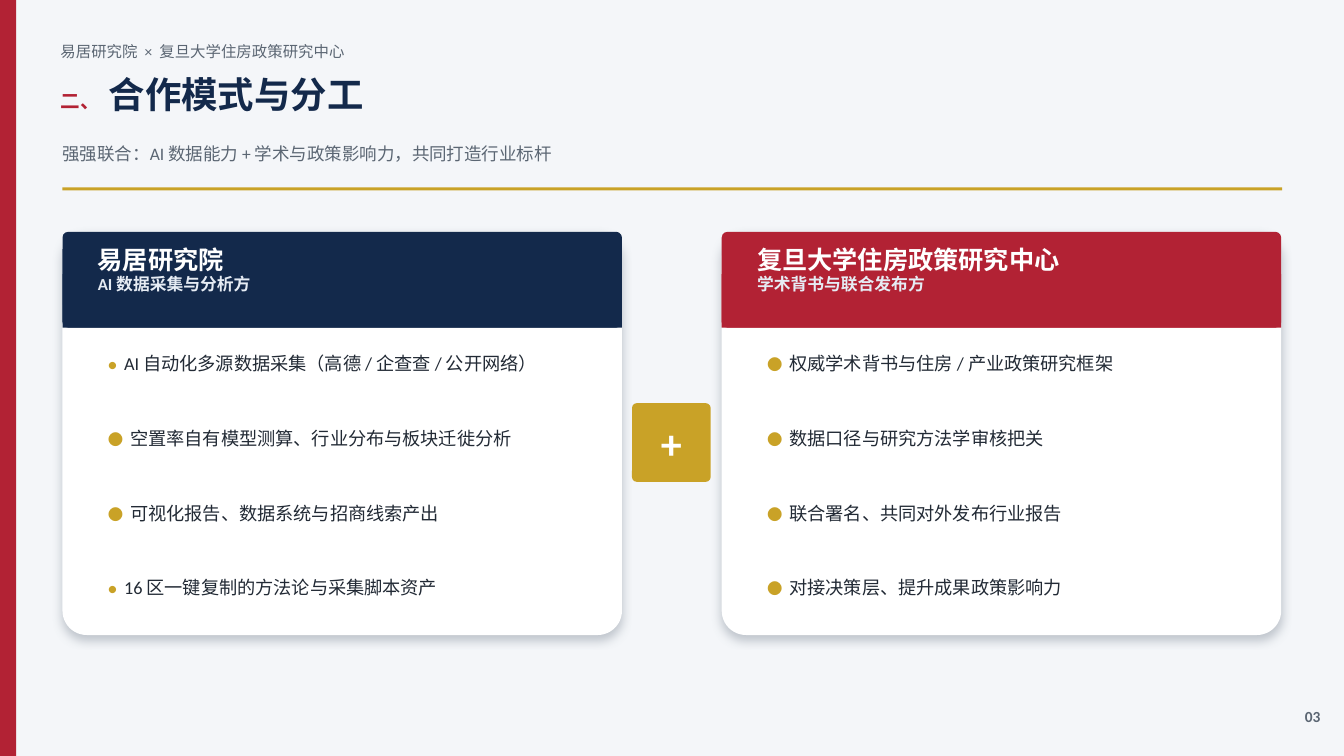
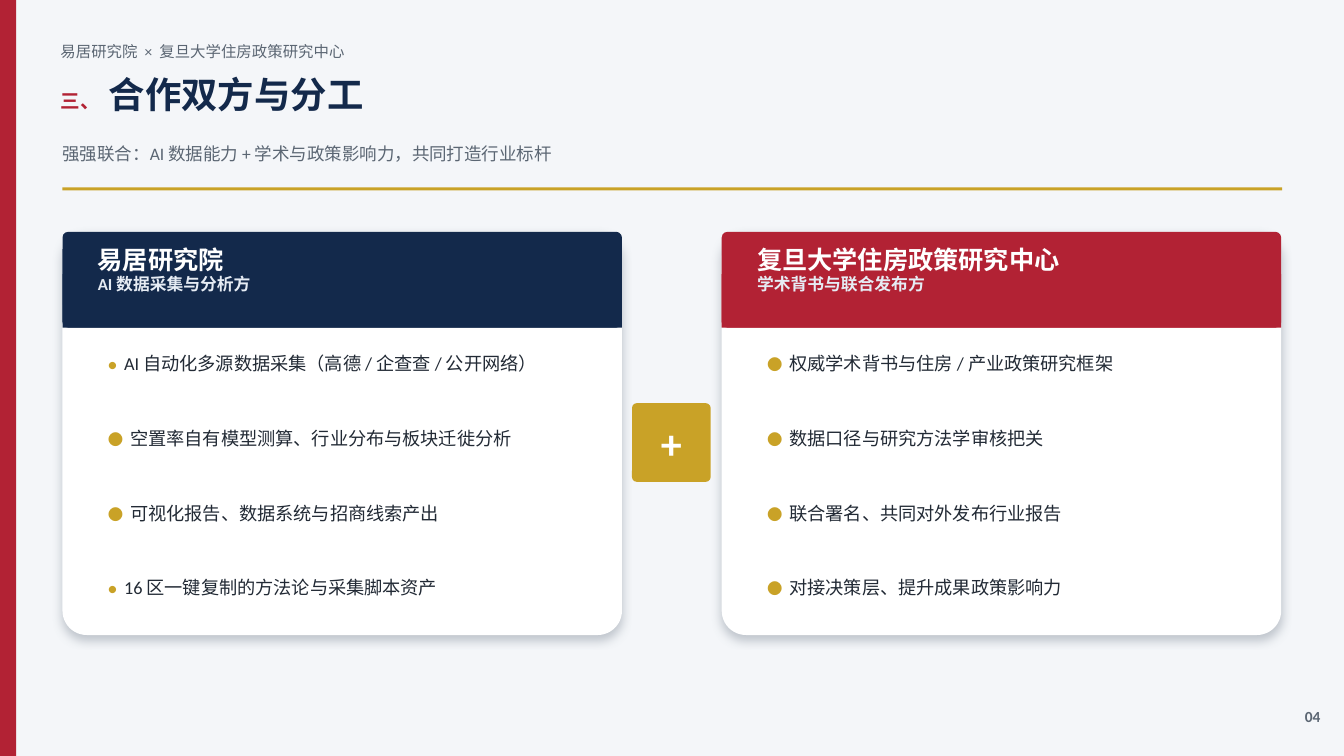
Before and after one commit to hujigang2010-maker/AIDEN, a slide deck: slide 4 of 易居研究院_复旦大学住房政策研究中心_合作方案.pptx (slide 3 before the commit). Drawn at 1344x756 pixels with LibreOffice and Linux fonts; fonts in the diff are those of the drawing. Boxes give left, top, right and bottom in pixels: in the first picture for what was removed or moved away, otherwise in the second. Text is boxed around its words. In the diff, an @@ line names an element or a change of style, - is before the commit and + after.

```diff
--- a/易居研究院_复旦大学住房政策研究中心_合作方案.pptx
+++ b/易居研究院_复旦大学住房政策研究中心_合作方案.pptx
@@ text at [60, 76, 364, 112]: text changed @@
-二、 合作模式与分工
+三、 合作双方与分工
@@ text at [1305, 712, 1321, 722]: text changed @@
-03
+04
```
Also in this commit, not shown: 11 other slides changed, 3 slides added, 1 other file.
